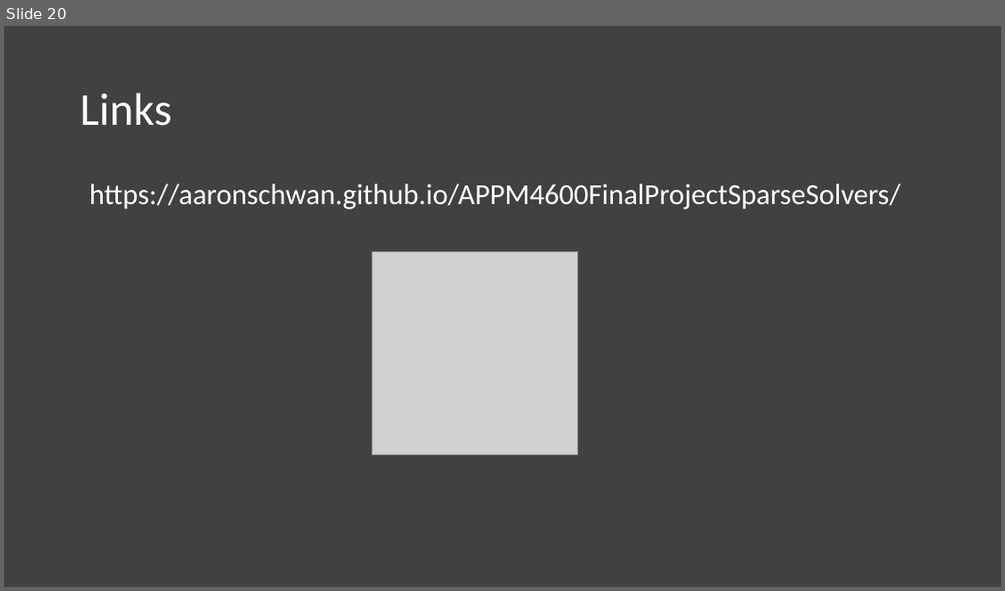
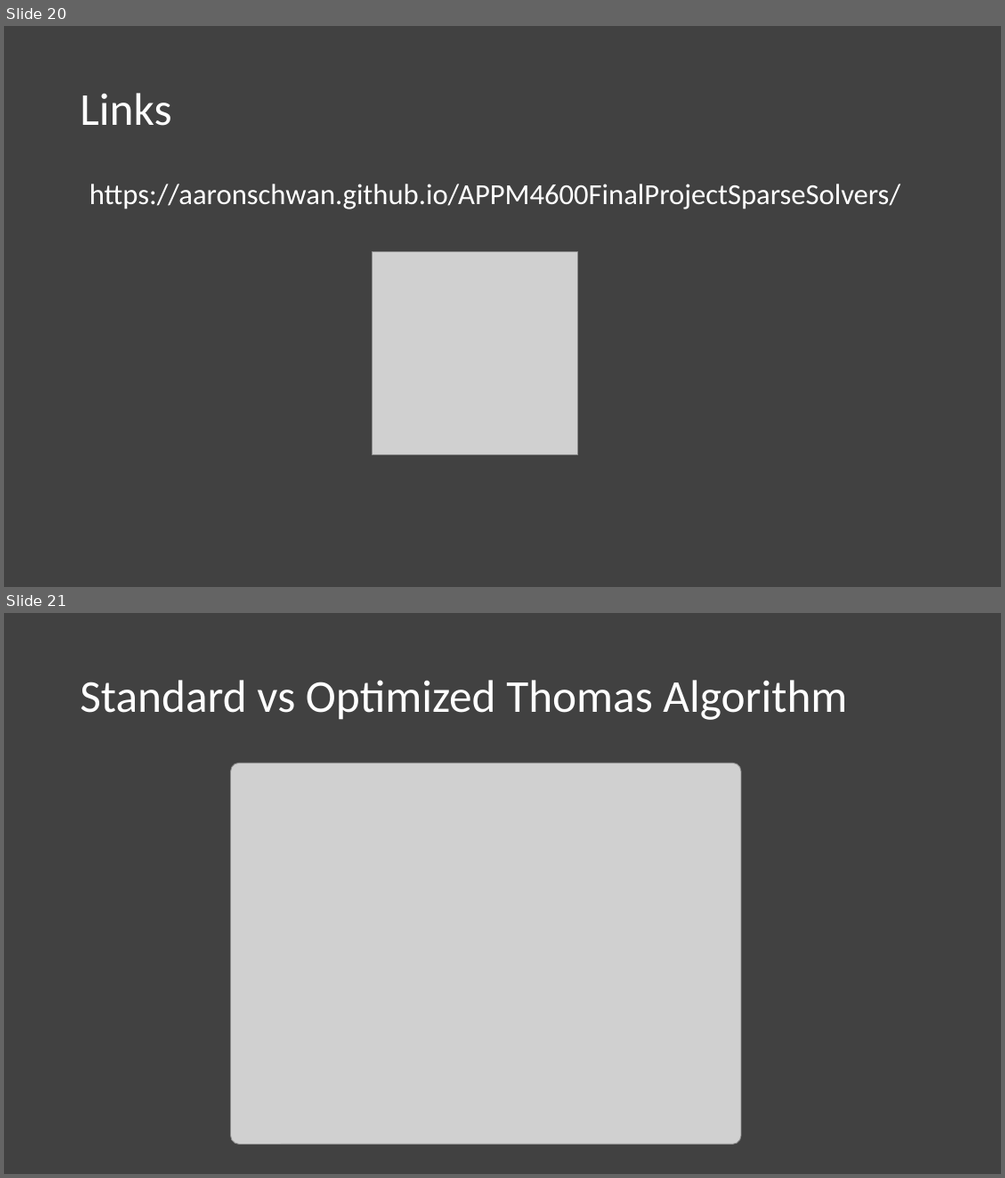
Before and after one commit to AaronSchwan/APPM4600FinalProjectSparseSolvers, a slide deck: Final Presentation.pptx. Shown one above the other, each under a label of ours: slide 20 before the commit, slides 20 and 21 after it. The pictures are 1005x591 and 1005x1178 pixels, drawn with LibreOffice and Linux fonts; fonts in the diff are those of the drawing; grey boxes stand for pictures. Boxes give left, top, right and bottom in pixels: in the first picture for what was removed or moved away, otherwise in the second. Text is boxed around its words. In the diff, an @@ line names an element or a change of style, - is before the commit and + after.

Commit message:
final pres

```diff
--- a/Final Presentation.pptx
+++ b/Final Presentation.pptx
@@ slide 21 added at bbox=[4, 613, 1001, 1174], background #414141 @@
@@ title added at bbox=[80, 680, 847, 720], 44 pt, text #FFFFFF @@
+Standard vs Optimized Thomas Algorithm
@@ picture added at bbox=[231, 763, 741, 1144] @@
```
